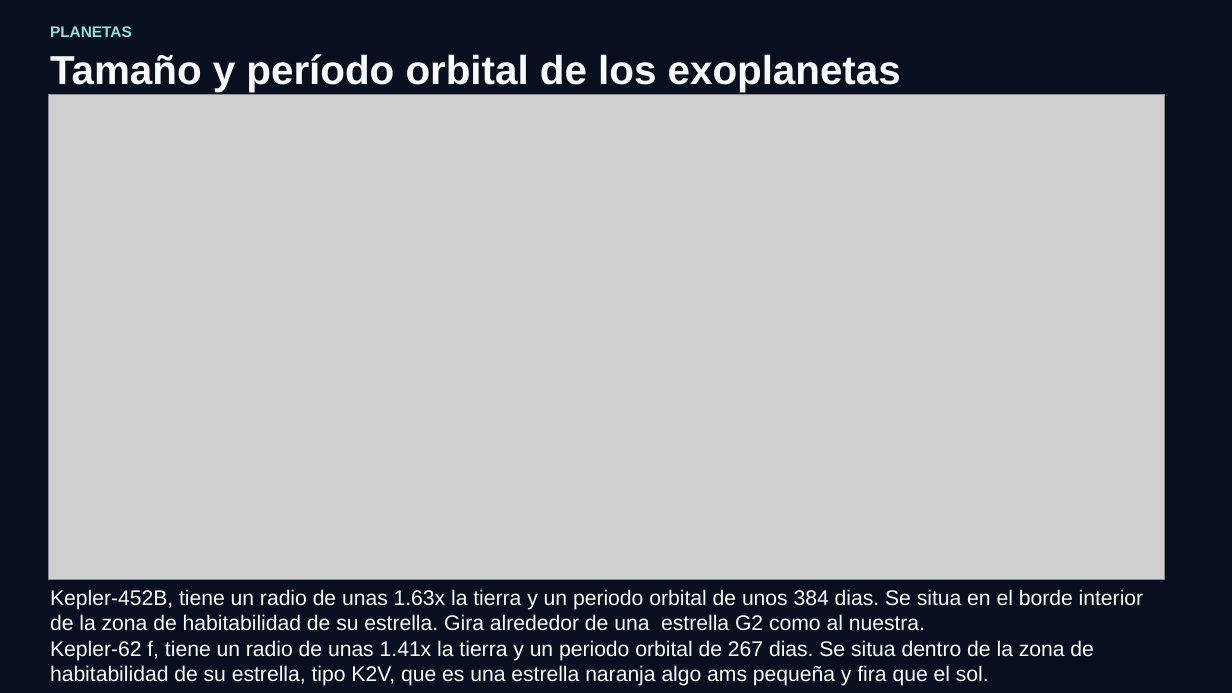
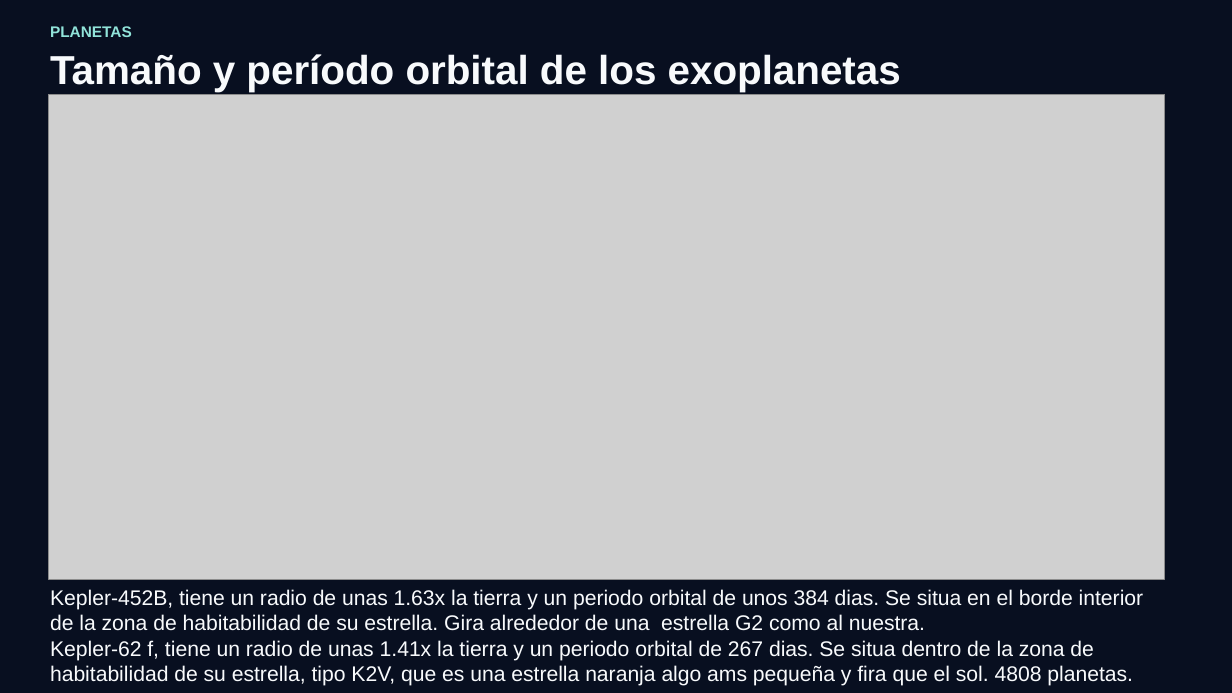
Before and after one commit to AitorMasa/Exoplanetas-y-sistemas-extrasolares, a slide deck: slide 11 of presentacion/Plantilla_Exoplanetas.pptx. Drawn at 1232x693 pixels with LibreOffice and Linux fonts; fonts in the diff are those of the drawing; grey boxes stand for pictures; background and template pictures are left out. Boxes give left, top, right and bottom in pixels: in the first picture for what was removed or moved away, otherwise in the second. Text is boxed around its words. In the diff, an @@ line names an element or a change of style, - is before the commit and + after.

```diff
--- a/presentacion/Plantilla_Exoplanetas.pptx
+++ b/presentacion/Plantilla_Exoplanetas.pptx
@@ text at (x1=50, y1=640, x2=1133, y2=686): text changed @@
-Kepler-62 f, tiene un radio de unas 1.41x la tierra y un periodo orbital de 267 dias. Se situa dentro de la zona de habitabilidad de su estrella, tipo K2V, que es una estrella naranja algo ams pequeña y fira que el sol.
+Kepler-62 f, tiene un radio de unas 1.41x la tierra y un periodo orbital de 267 dias. Se situa dentro de la zona de habitabilidad de su estrella, tipo K2V, que es una estrella naranja algo ams pequeña y fira que el sol. 4808 planetas.
```
Also in this commit, not shown: 5 other slides changed, 9 other files.
